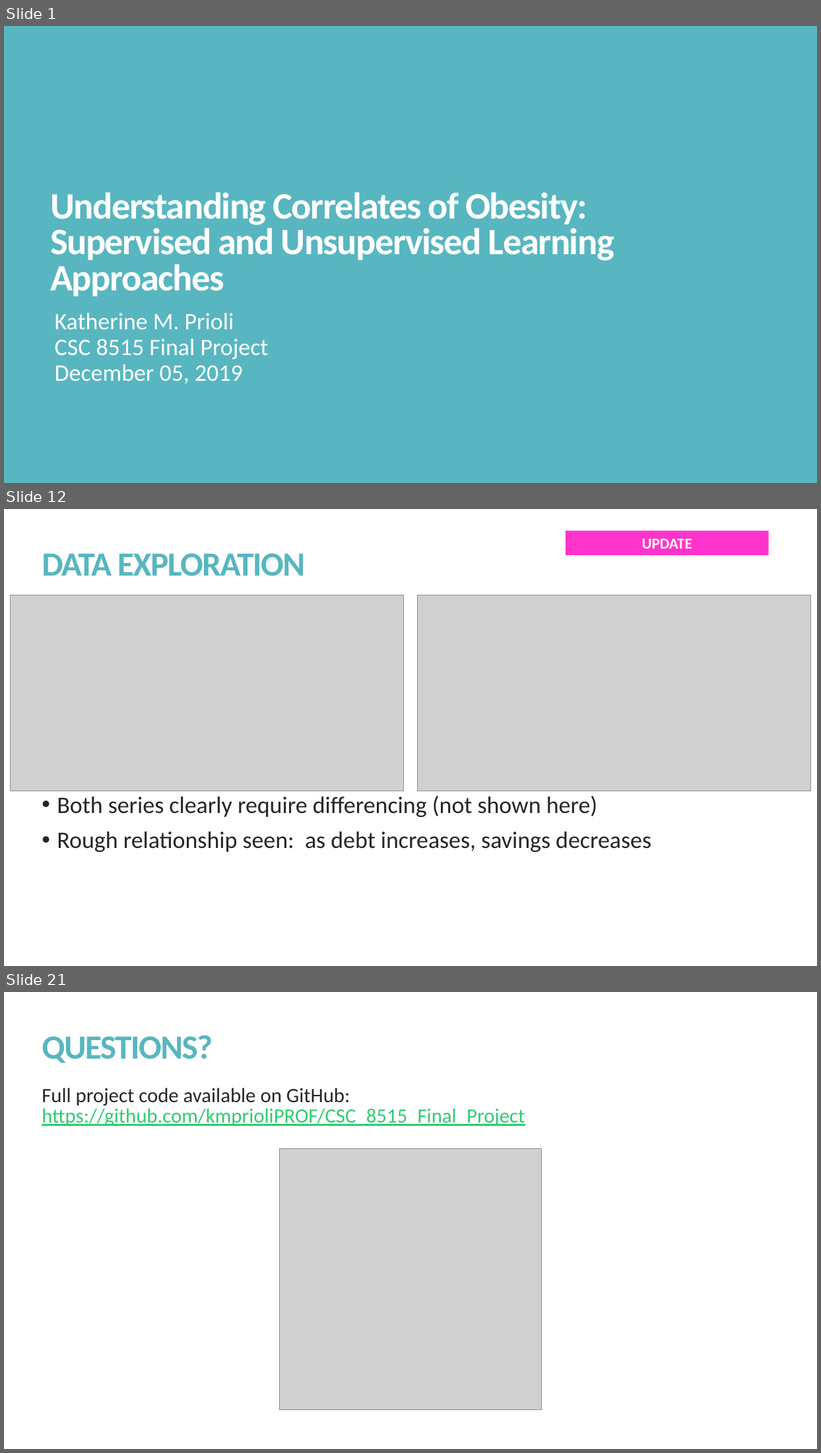
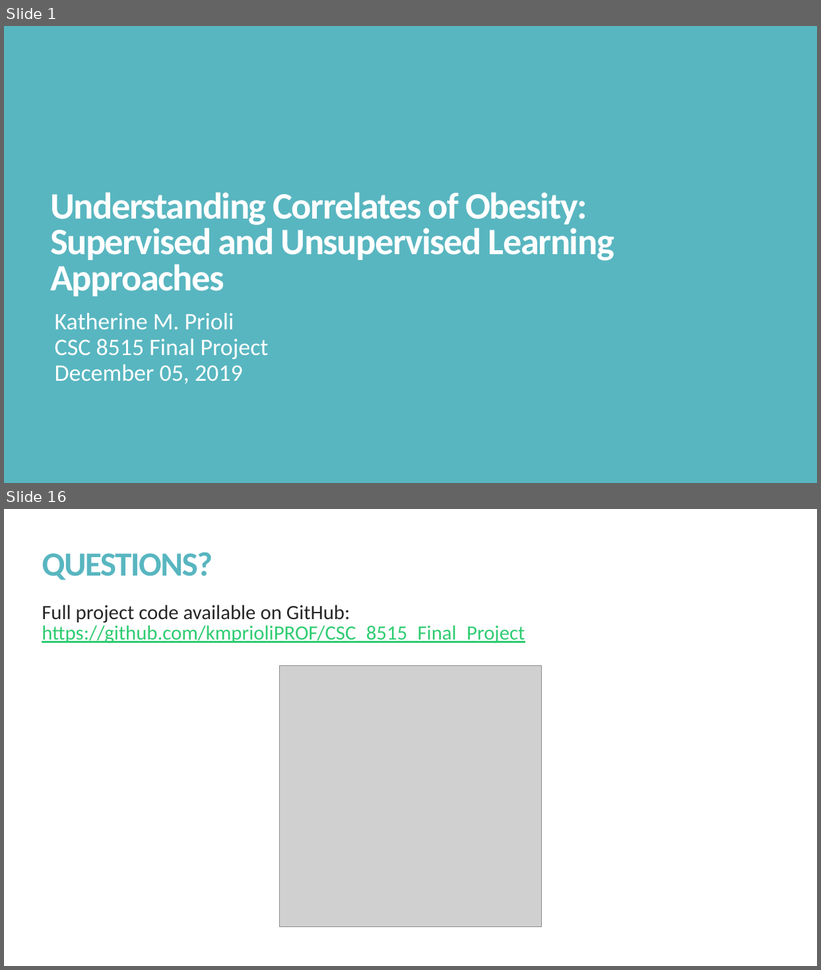
Before and after one commit to kmprioliPROF/CSC_8515_Final_Project, a slide deck: presentation/Prioli_presentation.pptx. Shown one above the other, each under a label of ours: slides 1, 12 and 21 before the commit, slides 1 and 16 after it; the slides between them are not shown. The pictures are 821x1453 and 821x970 pixels, drawn with LibreOffice and Linux fonts; fonts in the diff are those of the drawing; grey boxes stand for pictures. Boxes give left, top, right and bottom in pixels: in the first picture for what was removed or moved away, otherwise in the second. Text is boxed around its words. In the diff, an @@ line names an element or a change of style, - is before the commit and + after.

```diff
--- a/presentation/Prioli_presentation.pptx
+++ b/presentation/Prioli_presentation.pptx
@@ slide 12 removed at [4, 509, 817, 966], background #FFFFFF @@
@@ rectangle removed at [566, 531, 769, 555] @@
-UPDATE
@@ title removed at [42, 553, 305, 576] @@
-DATA EXPLORATION
@@ picture removed at [11, 595, 403, 791] @@
@@ picture removed at [418, 595, 811, 791] @@
@@ text removed at [57, 796, 651, 852] @@
-• Both series clearly require differencing (not shown here)
-• Rough relationship seen: as debt increases, savings decreases
@@ what was slide 21 is now slide 16 @@
```
Also in this commit, not shown: 3 slides changed, 11 slides added, 15 other slides removed.
